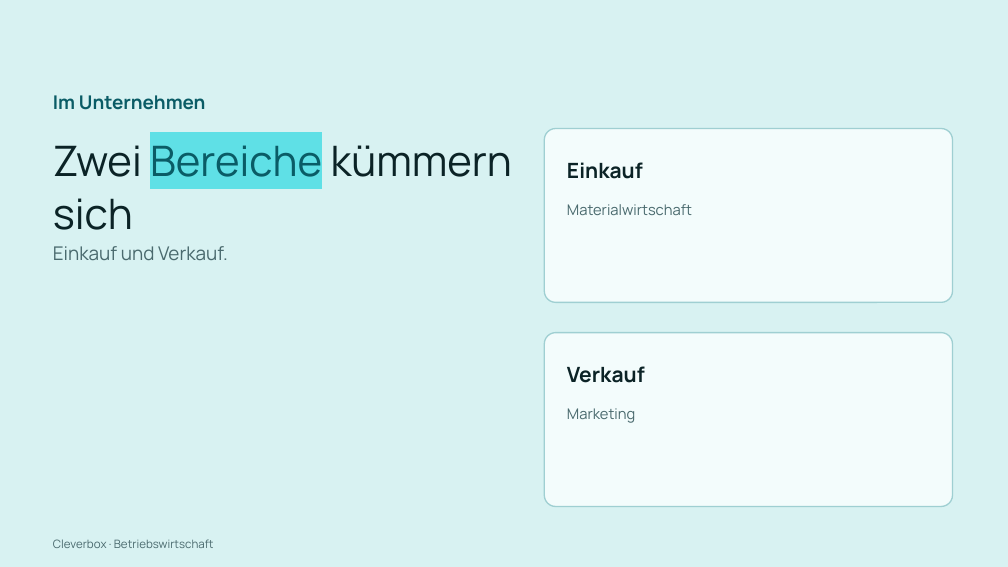
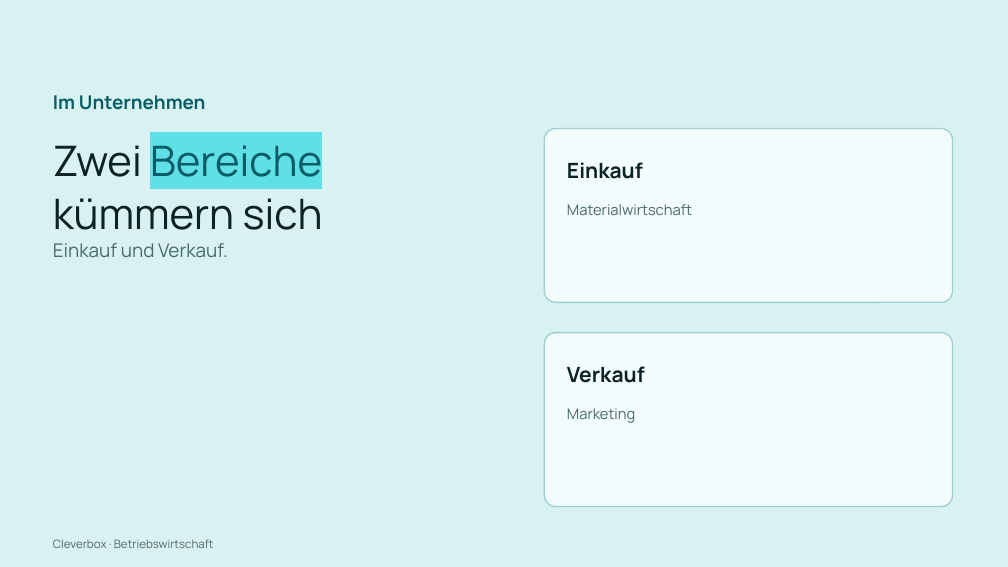
Before and after one commit to arminheske/claudecloud, a slide deck: slide 14 of videoslides/cleverbox-abwicklung-kauf-slides.pptx. Drawn at 1008x567 pixels with LibreOffice and Linux fonts; fonts in the diff are those of the drawing. Boxes give left, top, right and bottom in pixels: in the first picture for what was removed or moved away, otherwise in the second. Text is boxed around its words. In the diff, an @@ line names an element or a change of style, - is before the commit and + after.

```diff
--- a/videoslides/cleverbox-abwicklung-kauf-slides.pptx
+++ b/videoslides/cleverbox-abwicklung-kauf-slides.pptx
@@ text at [53,145,323,230]: text changed @@
-Zwei Bereiche kümmern sich
+Zwei Bereiche
+kümmern sich
```
Also in this commit, not shown: 60 other slides changed, 1 other file.
